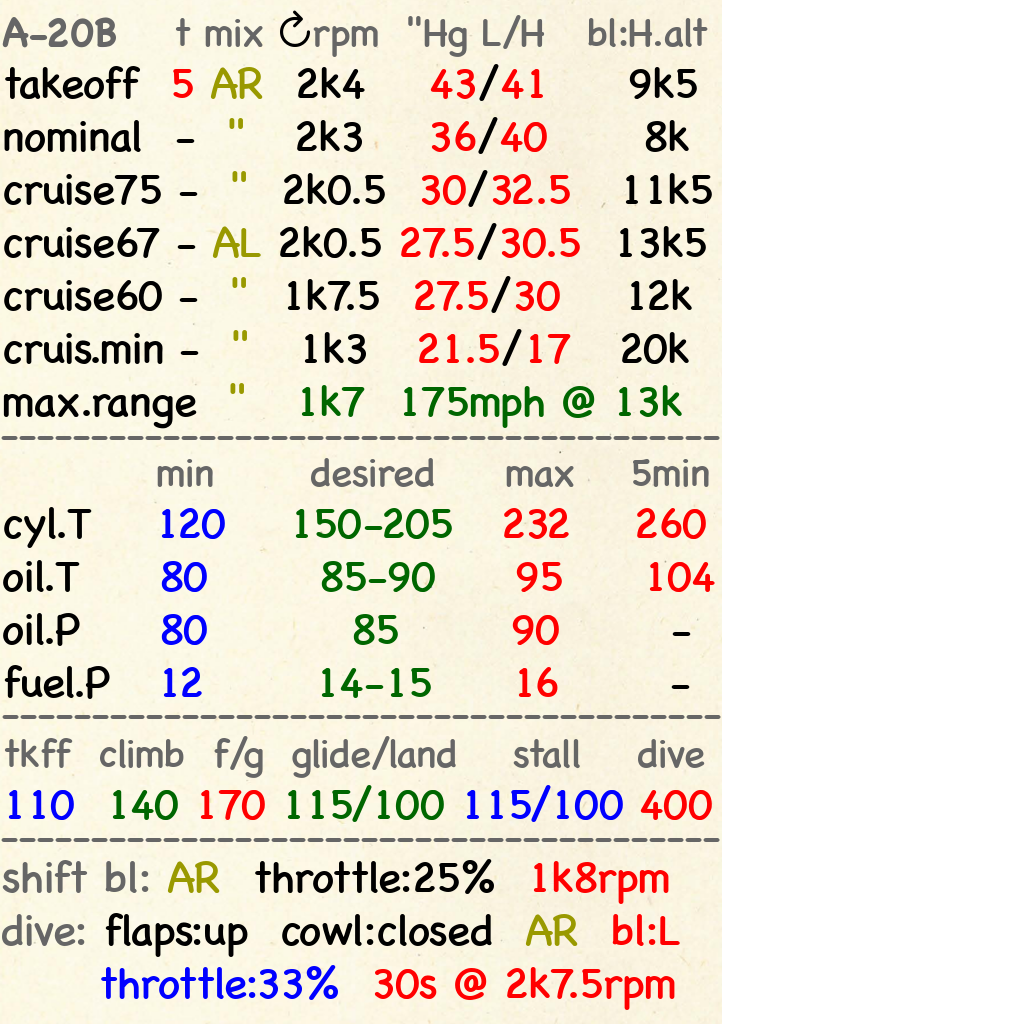
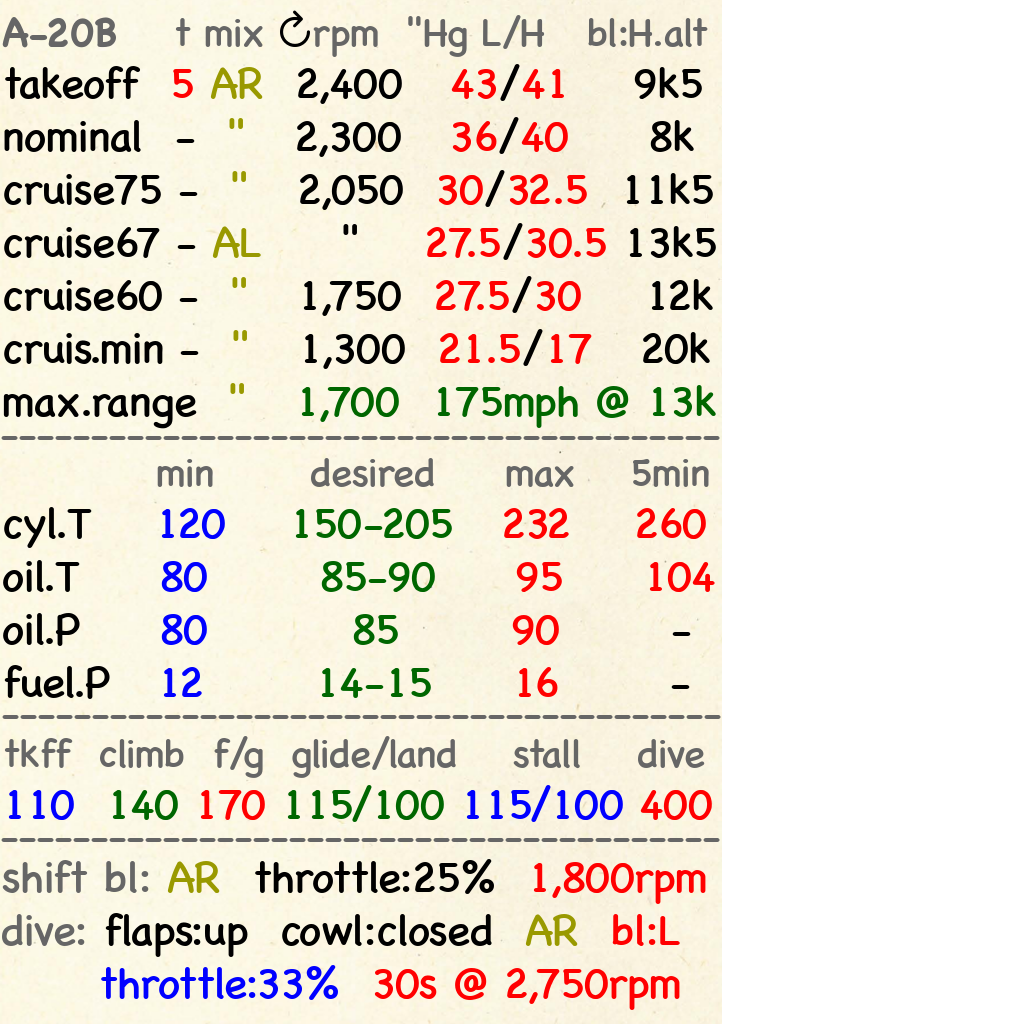
The second (1024, 1024) image is a revision of the first. Changes to its layers:
painted on "A-20B t mix ↻rpm 'Hg L/H ..." over left=280, top=64, right=716, bottom=428
renamed "shift bl: AR throttle:25% 1k..." to "shift bl: AR throttle:25% 1,...", painted on it over left=529, top=861, right=706, bottom=1010
